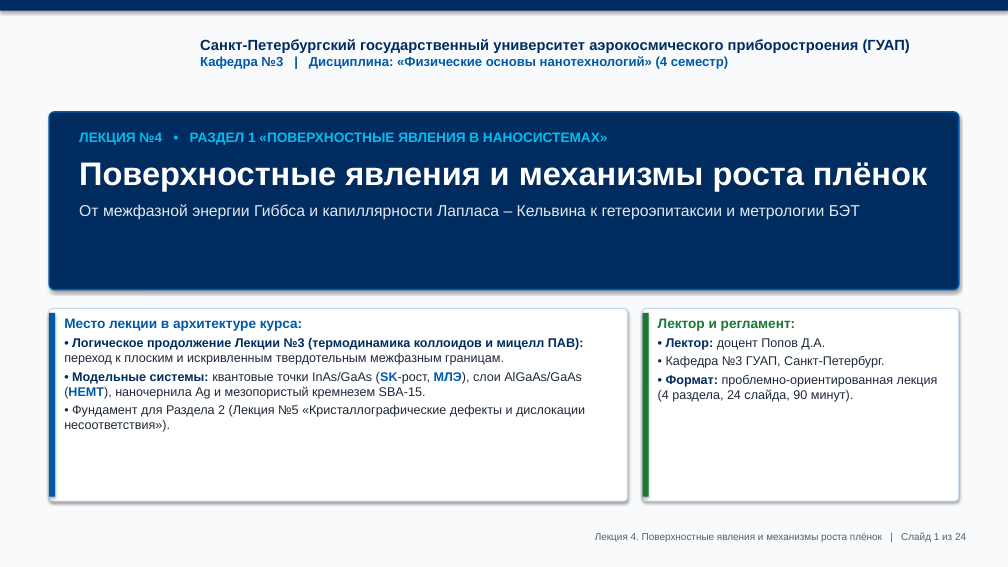
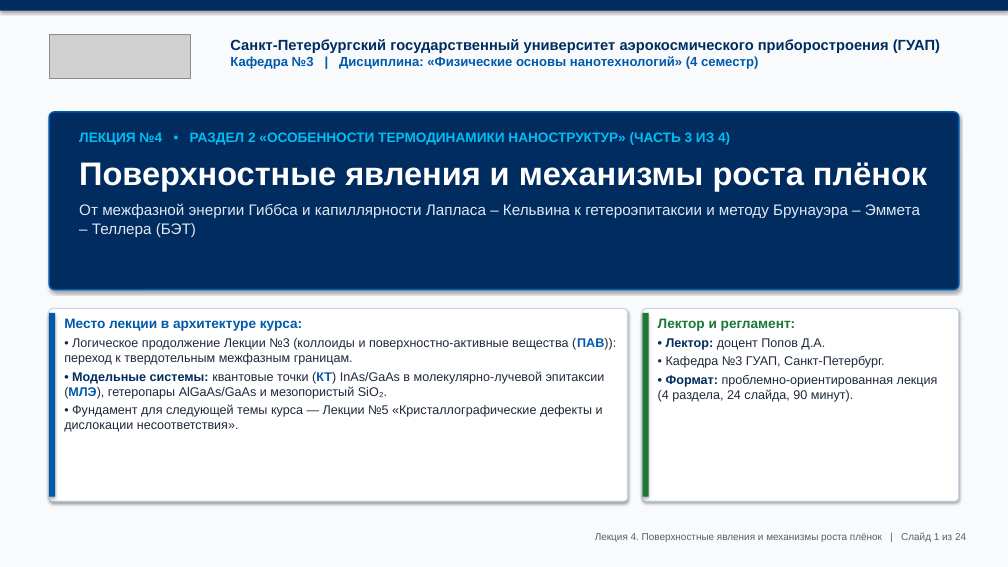
Before and after one commit to brattri3/nanophysics-course, a slide deck: slide 1 of course_materials/semester_4/lectures/lecture_04_surface_films.pptx. Drawn at 1008x567 pixels with LibreOffice and Linux fonts; fonts in the diff are those of the drawing; grey boxes stand for pictures. Boxes give left, top, right and bottom in pixels: in the first picture for what was removed or moved away, otherwise in the second. Text is boxed around its words. In the diff, an @@ line names an element or a change of style, - is before the commit and + after.

Commit message:
fix(lecture-04): add SUAI logo, authentic micrographs, real subscripts, 4-pill dividers, and fix figure overlaps

```diff
--- a/course_materials/semester_4/lectures/lecture_04_surface_films.pptx
+++ b/course_materials/semester_4/lectures/lecture_04_surface_films.pptx
@@ picture added at (49,35,191,79) @@
@@ text "Санкт-Петербургский государственный университет аэрокосмичес ...": place and size @@
-text "Санкт-Петербургский государственный университет аэрокосмичес ..." at (200,39,910,69)
+text "Санкт-Петербургский государственный университет аэрокосмичес ..." at (230,39,940,69)
@@ text at (79,132,730,145): text changed @@
-ЛЕКЦИЯ №4 • РАЗДЕЛ 1 «ПОВЕРХНОСТНЫЕ ЯВЛЕНИЯ В НАНОСИСТЕМАХ»
+ЛЕКЦИЯ №4 • РАЗДЕЛ 2 «ОСОБЕННОСТИ ТЕРМОДИНАМИКИ НАНОСТРУКТУР» (ЧАСТЬ 3 ИЗ 4)
@@ text at (79,203,920,237): text changed; size 15 to 14.5 pt @@
-От межфазной энергии Гиббса и капиллярности Лапласа – Кельвина к гетероэпитаксии и метрологии БЭТ
+От межфазной энергии Гиббса и капиллярности Лапласа – Кельвина к гетероэпитаксии и методу Брунауэра – Эммета – Теллера (БЭТ)
@@ text at (64,338,616,432): text changed @@
-• Логическое продолжение Лекции №3 (термодинамика коллоидов и мицелл ПАВ): переход к плоским и искривленным твердотельным межфазным границам.
-• Модельные системы: квантовые точки InAs/GaAs (SK-рост, МЛЭ), слои AlGaAs/GaAs (HEMT), наночернила Ag и мезопористый кремнезем SBA-15.
-• Фундамент для Раздела 2 (Лекция №5 «Кристаллографические дефекты и дислокации несоответствия»).
+• Логическое продолжение Лекции №3 (коллоиды и поверхностно-активные вещества (ПАВ)): переход к твердотельным межфазным границам.
+• Модельные системы: квантовые точки (КТ) InAs/GaAs в молекулярно-лучевой эпитаксии (МЛЭ), гетеропары AlGaAs/GaAs и мезопористый SiO₂.
+• Фундамент для следующей темы курса — Лекции №5 «Кристаллографические дефекты и дислокации несоответствия».
```
Also in this commit, not shown: 23 other slides changed, 51 other files.
